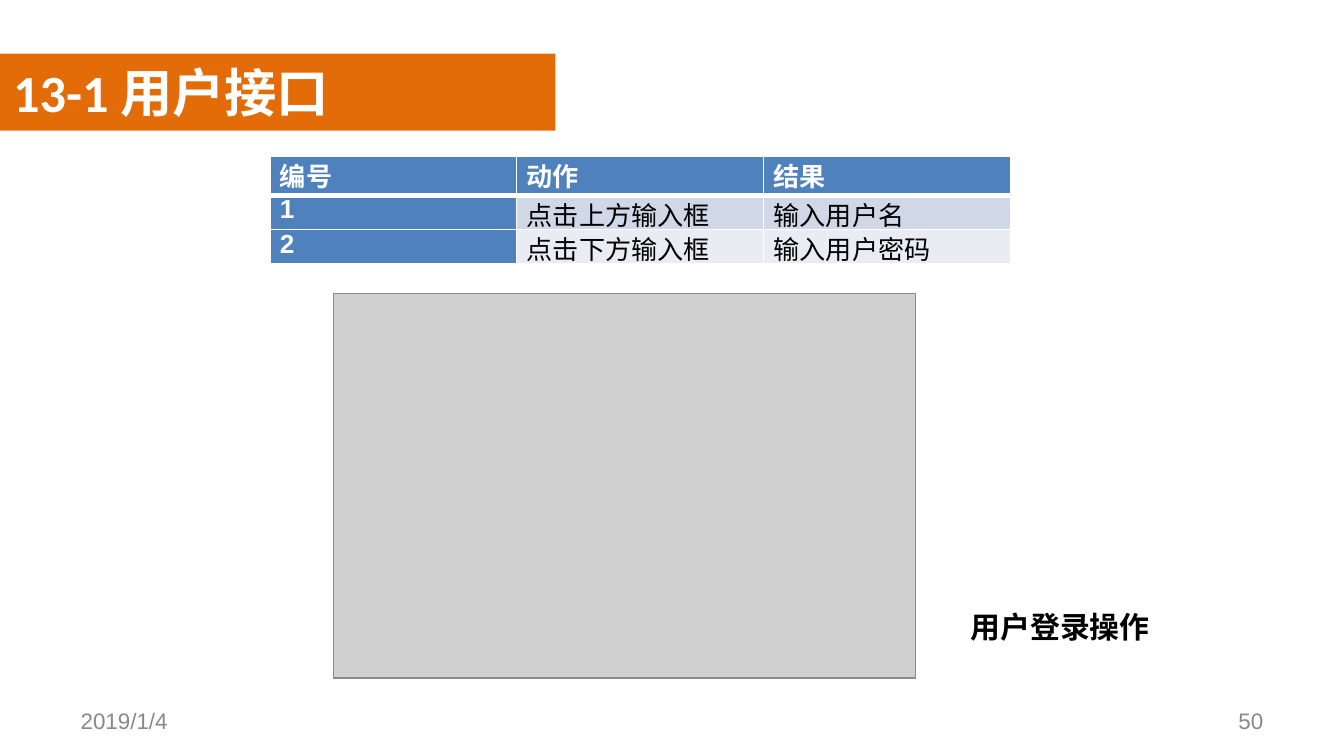
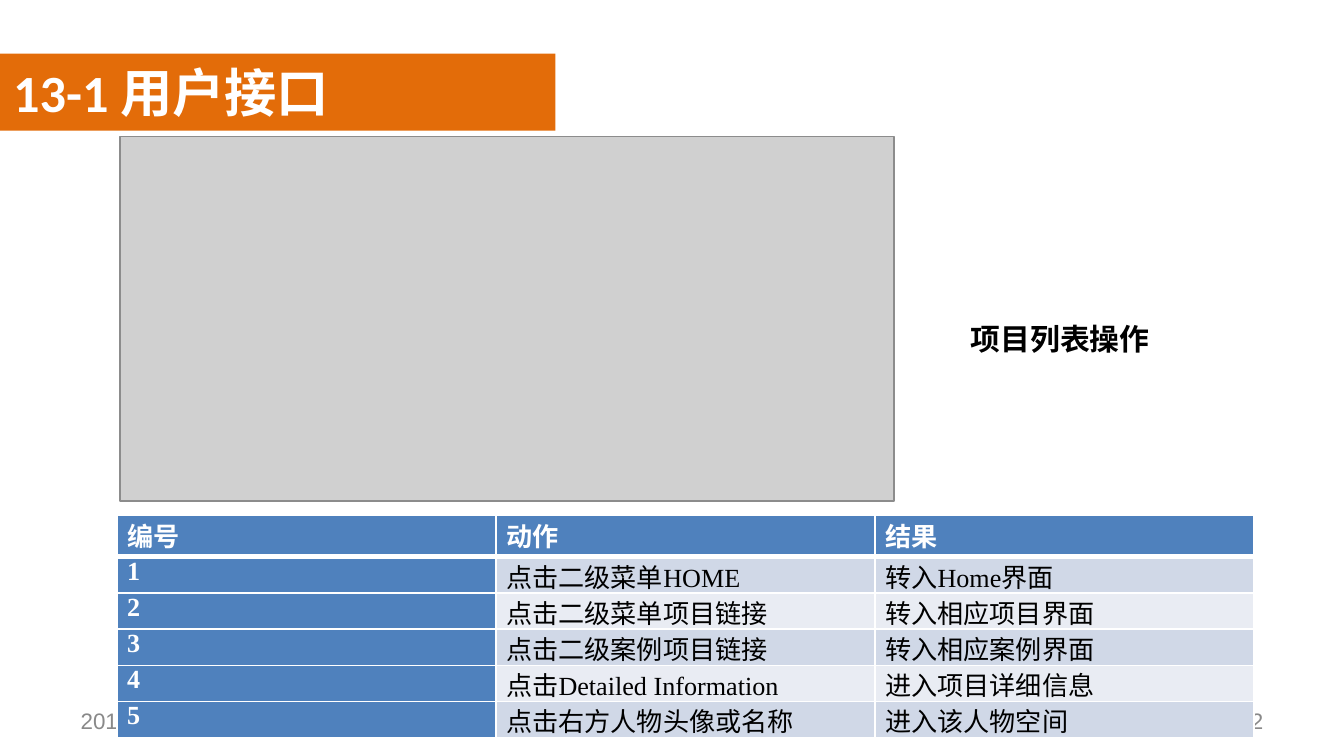
Before and after one commit to SoftwareRequirtmentsG02/Document, a slide deck: slide 52 of 案例教学系统/受控文档/分析设计/PPT/PRD2018-G02-SRS评审PPT.pptx (slide 50 before the commit). Drawn at 1344x756 pixels with LibreOffice and Linux fonts; fonts in the diff are those of the drawing; grey boxes stand for pictures; background and template pictures are left out. Boxes give left, top, right and bottom in pixels: in the first picture for what was removed or moved away, otherwise in the second. Text is boxed around its words. In the diff, an @@ line names an element or a change of style, - is before the commit and + after.

```diff
--- a/案例教学系统/受控文档/分析设计/PPT/PRD2018-G02-SRS评审PPT.pptx
+++ b/案例教学系统/受控文档/分析设计/PPT/PRD2018-G02-SRS评审PPT.pptx
@@ picture added at (x1=120, y1=137, x2=894, y2=501) @@
@@ picture removed at (x1=333, y1=293, x2=915, y2=677) @@
@@ text at (x1=971, y1=324, x2=1150, y2=353): text changed @@
-用户登录操作
+项目列表操作
@@ table at (x1=117, y1=516, x2=1254, y2=743) @@
-row 2: 1 | 点击上方输入框 | 输入用户名
-row 3: 2 | 点击下方输入框 | 输入用户密码
+row 2: 1 | 点击二级菜单HOME | 转入Home界面
+row 3: 2 | 点击二级菜单项目链接 | 转入相应项目界面
+row 4: 3 | 点击二级案例项目链接 | 转入相应案例界面
+row 5: 4 | 点击Detailed Information | 进入项目详细信息
+row 6: 5 | 点击右方人物头像或名称 | 进入该人物空间
@@ table resized from (x1=270, y1=156, x2=1012, y2=265) to (x1=117, y1=516, x2=1254, y2=743) @@
@@ page number at (x1=1238, y1=712, x2=1263, y2=735): text changed @@
-50
+52
```
Also in this commit, not shown: 5 other slides changed, 3 slides added.
